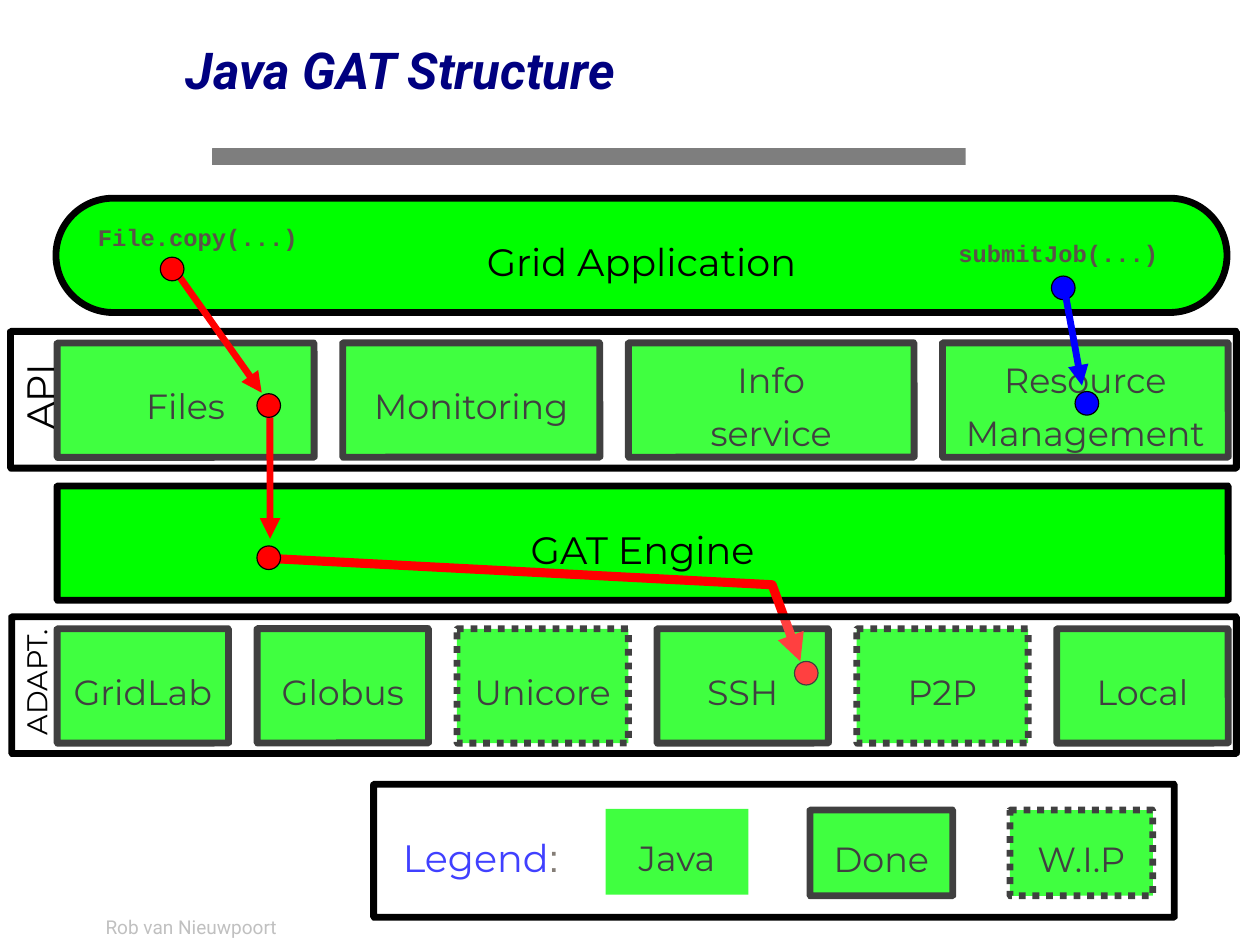
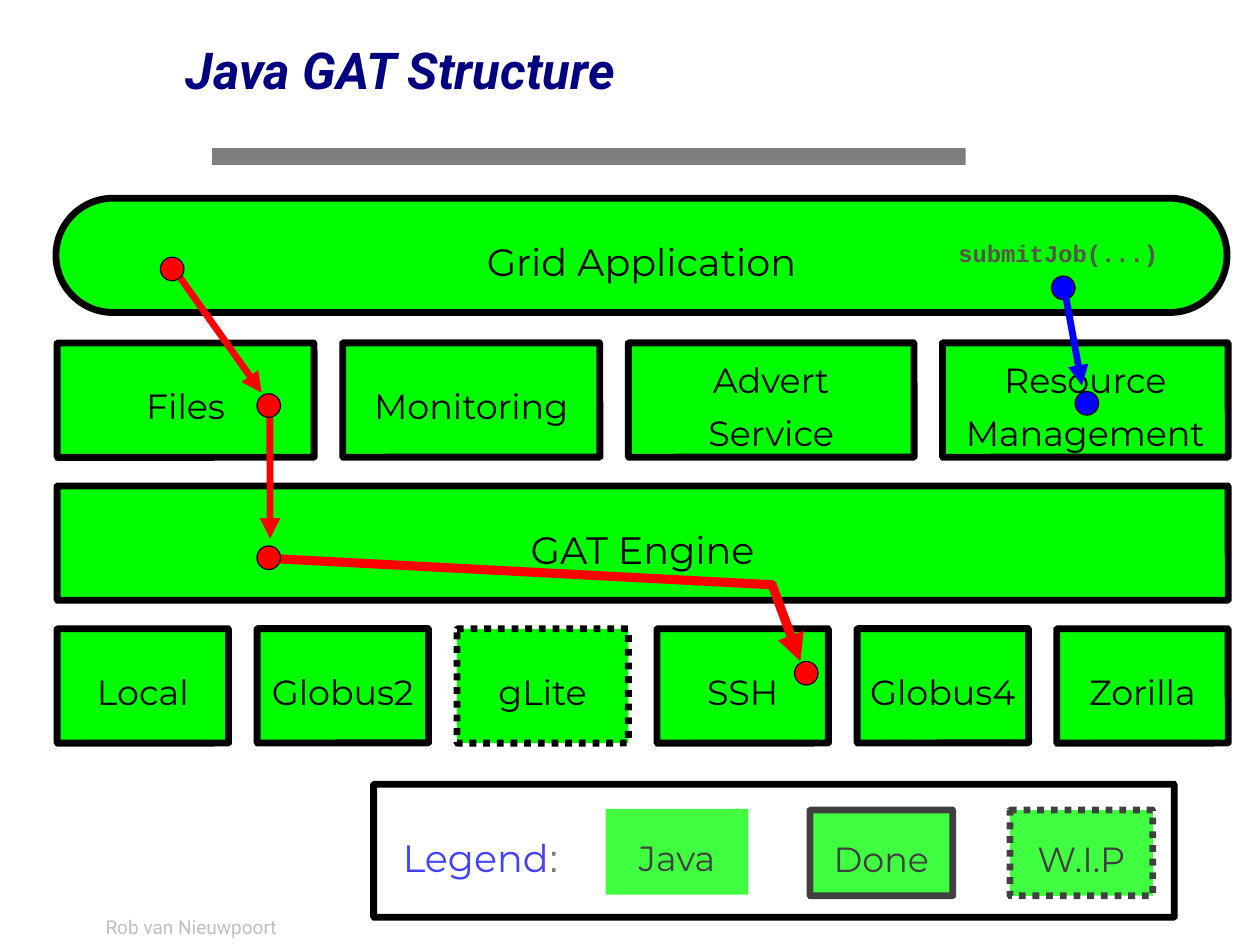
Before and after one commit to JungleComputing/javagat, a slide deck: slide 40 of doc/tutorial/tutorial.ppt. Drawn at 1260x945 pixels with LibreOffice and Linux fonts; fonts in the diff are those of the drawing; background and template pictures are left out. Boxes give left, top, right and bottom in pixels: in the first picture for what was removed or moved away, otherwise in the second. Text is boxed around its words. In the diff, an @@ line names an element or a change of style, - is before the commit and + after.

```diff
--- a/doc/tutorial/tutorial.ppt
+++ b/doc/tutorial/tutorial.ppt
@@ text removed at bbox=[98, 229, 298, 251] @@
-File.copy(...)
@@ rounded rectangle removed at bbox=[10, 332, 1237, 469] @@
@@ text removed at bbox=[12, 370, 65, 428] @@
-API
@@ text in rounded rectangle at bbox=[708, 367, 834, 455]: text changed @@
-Info
-service
+Advert
+Service
@@ rounded rectangle removed at bbox=[11, 617, 1237, 755] @@
@@ rounded rectangle "Local": place and size @@
-rounded rectangle "Local" at bbox=[1058, 629, 1229, 743]
+rounded rectangle "Local" at bbox=[57, 629, 229, 743]
@@ rounded rectangle removed at bbox=[57, 629, 229, 743] @@
-GridLab
@@ rounded rectangle "Globus4" at bbox=[858, 629, 1029, 743]: outline #000000 4.31 pt dashed to #000000 4.31 pt @@
@@ rounded rectangle added at bbox=[1058, 629, 1229, 743], fill #00FF00, outline #000000 4.31 pt, 22 pt, text #000000 @@
+Zorilla
@@ text removed at bbox=[16, 640, 55, 732] @@
-ADAPT.
@@ text in rounded rectangle at bbox=[272, 679, 414, 706]: text changed @@
-Globus
+Globus2
@@ text in rounded rectangle at bbox=[498, 679, 586, 712]: text changed @@
-Unicore
+gLite
@@ text in rounded rectangle at bbox=[870, 679, 1015, 706]: text changed @@
-P2P
+Globus4
```
Also in this commit, not shown: 76 other slides changed, 1 slide removed, 14 other files.
